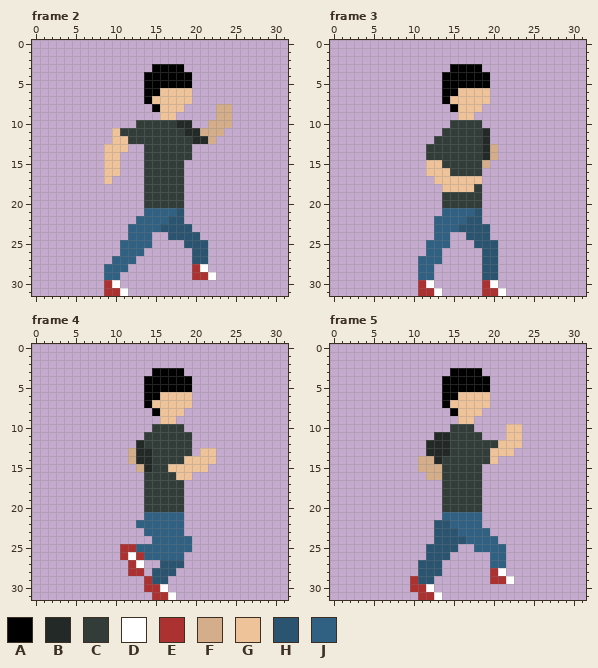
A pixel-art file gets an edit: Ready-Run/Assets/Images/Player/PlayerAnim.aseprite. This is how it looked before the edit.
32x32 pixels, 20 frames. Shown: frame 2, frame 3, frame 4, frame 5. The commit also changed other frames, which this record leaves out.
Palette (. is transparent): A #000000  B #222927  C #323c39  D #ffffff  E #ac3232  F #d4ad8a  G #eec39a  H #2a5470  J #306082
Pixels before, frame 2, first column x 9:
 3 ......AAAA......
 4 .....AAAAAA.....
 5 .....AAAAAA.....
 6 .....AAGGGG.....
 7 .....AGGGGG.....
 8 ......AGGG....FF
 9 .......GG.....FF
10 ....CCCCCBB..FFF
11 .GCCCCCCCCBBFFF.
12 .GGCCCCCCCCBBF..
13 GGG..CCCCCC.....
14 GG...CCCCCC.....
15 GG...CCCCC......
16 GG...CCCCC......
17 G....CCCCC......
18 .....CCCCC......
19 .....CCCCC......
20 .....CCCCC......
21 .....JJJJH......
22 ....JJJJHH......
23 ...JJJJHHHH.....
24 ...JJJ..HHHH....
25 ..JJJJ....HHH...
26 ..JJJ......HH...
27 .JJJ.......HH...
28 JJJ........ED...
29 JJ.........EED..
30 ED..............
31 EED.............
Pixels before, frame 3, first column x 11:
 3 ....AAAA...
 4 ...AAAAAA..
 5 ...AAAAAA..
 6 ...AAGGGG..
 7 ...AGGGGG..
 8 ....AGGG...
 9 .....GG....
10 ....CCCC...
11 ...CCCCCB..
12 ..CCCCCCB..
13 .CCCCCCCBF.
14 .CCCCCCCBF.
15 .GGCCCCCF..
16 .GGGCCCC...
17 ..GGGGGG...
18 ...GGGGC...
19 ...CCCCC...
20 ...CCCCC...
21 ...JJJJH...
22 ..JJJJHH...
23 ..JJJHHHH..
24 ..JJ..HHH..
25 .JJJ...HHH.
26 .JJ.....HH.
27 JJJ.....HH.
28 JJ......HH.
29 JJ......HH.
30 ED......ED.
31 EED.....EED
Pixels before, frame 4, first column x 11:
 3 ....AAAA....
 4 ...AAAAAA...
 5 ...AAAAAA...
 6 ...AAGGGG...
 7 ...AGGGGG...
 8 ....AGGG....
 9 .....GG.....
10 ....CCCC....
11 ...CCCCCC...
12 ..BCCCCCC...
13 .FBBCCCCC.GG
14 .FBBCCCCGGGG
15 ..FBCCGGGGG.
16 ...CCCCGG...
17 ...CCCCC....
18 ...CCCCC....
19 ...CCCCC....
20 ...CCCCC....
21 ...JJJJJ....
22 ..JJJJJJ....
23 ...JJJJJ....
24 ....JJJJJ...
25 EEJJJJJJJ...
26 EDEJJJJJ....
27 .ED..HHH....
28 .EE.HHH.....
29 ...EHH......
30 ...EED......
31 ....EED.....
Pixels before, frame 5, first column x 10:
 3 .....AAAA.....
 4 ....AAAAAA....
 5 ....AAAAAA....
 6 ....AAGGGG....
 7 ....AGGGGG....
 8 .....AGGG.....
 9 ......GG......
10 .....CCC....GG
11 ...BBCCCC...GG
12 ..BBBCCCCCCGGG
13 ..BBBCCCCCGGG.
14 .FFBCCCCCCG...
15 .FFFCCCCC.....
16 ..FFCCCCC.....
17 ....CCCCC.....
18 ....CCCCC.....
19 ....CCCCC.....
20 ....CCCCC.....
21 ....JJJJJ.....
22 ...HHJJJJ.....
23 ...HHHJJJJ....
24 ...HHHHJJJJ...
25 ..HHHH..JJJJ..
26 ..HHH.....JJ..
27 .HHH......JJ..
28 .HHH......ED..
29 EHH.......EED.
30 EED...........
31 .EED..........
Once edited:
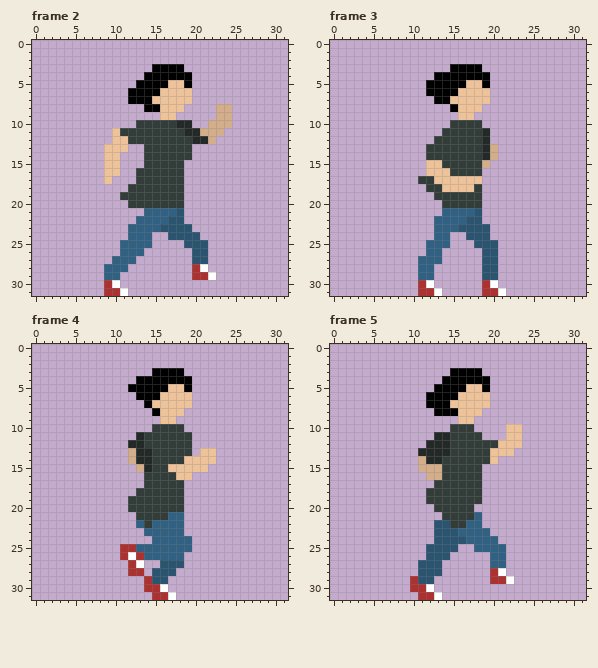
From old to new:
Frame 2:
The author put colour A in row 5 at x 13; in rows 6 to 7 at x 12 to 13; in row 8 at x 14.
The author put colour C in rows 16 to 17 at x 13; in row 18 at x 12 to 13; in row 19 at x 11 to 13; in row 20 at x 12 to 13.
Colour A becomes colour G in row 5 at x 17 to 18.
Frame 3:
The author put colour A in row 4 at x 13; in rows 5 to 6 at x 12 to 13; in row 7 at x 13.
The author put colour C in row 17 at x 11 to 12; in row 18 at x 12 to 13; in row 19 at x 13.
Colour A becomes colour G in row 5 at x 17 to 18.
Frame 4:
The author put colour A in row 4 at x 13; in row 5 at x 12 to 13; in row 6 at x 13.
The author put colour B in row 11 at x 13; in row 12 at x 12.
The author put colour C in row 18 at x 13; in rows 19 to 20 at x 12 to 13; in row 21 at x 13.
Colour J becomes colour C in row 21 at x 14 to 16; in row 22 at x 14.
Colour A becomes colour G in row 5 at x 17 to 18.
Frame 5:
The author put colour A in row 5 at x 13; in rows 6 to 7 at x 12 to 13; in row 8 at x 13 to 14.
The author put colour B in row 13 at x 11.
Colour F becomes colour B in row 14 at x 12.
The author put colour C in row 17 at x 13; in rows 18 to 19 at x 12 to 13; in row 20 at x 13.
Colour J becomes colour C in row 21 at x 14 to 17; in row 22 at x 15 to 16.
Colour A becomes colour G in row 5 at x 17 to 18.
Colour C is gone in row 20 at x 18.
Boxes around the changes in both pictures, in picture pixels (x1, y1, x2, y2):
changed: (128, 80, 184, 112)
added: (120, 168, 144, 208)
changed: (426, 72, 482, 104)
added: (418, 176, 442, 200)
changed: (128, 376, 184, 448)
changed: (128, 488, 168, 528)
changed: (426, 384, 482, 416)
changed: (418, 448, 482, 528)
